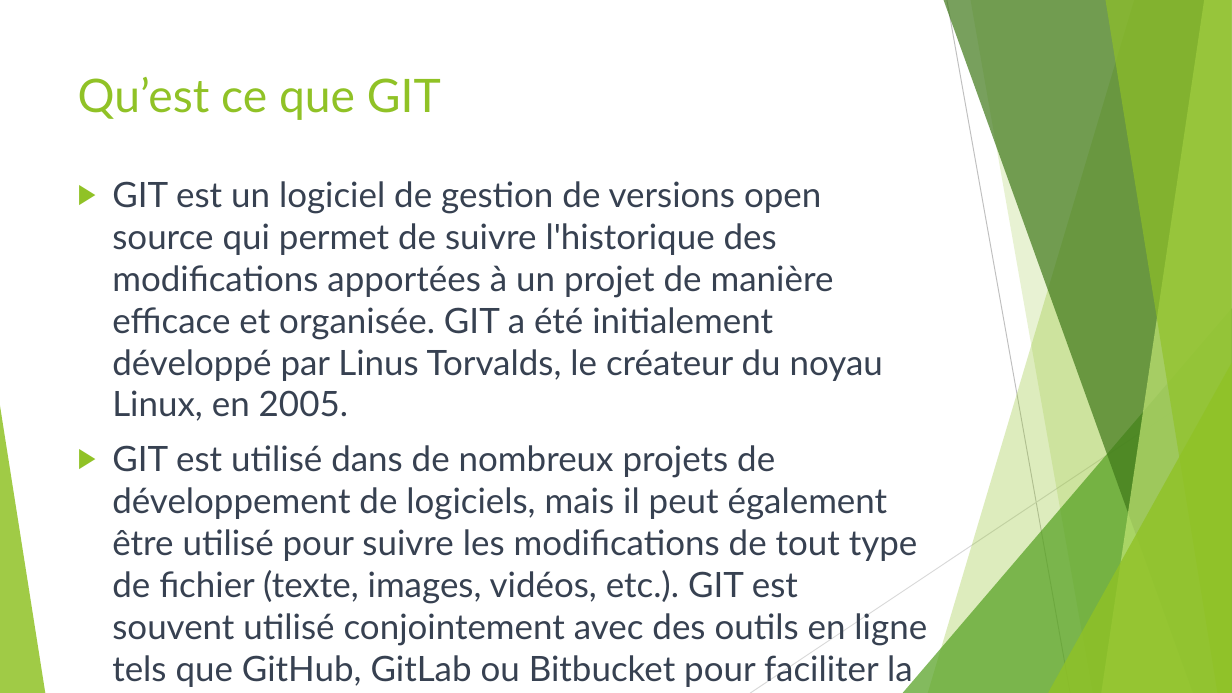
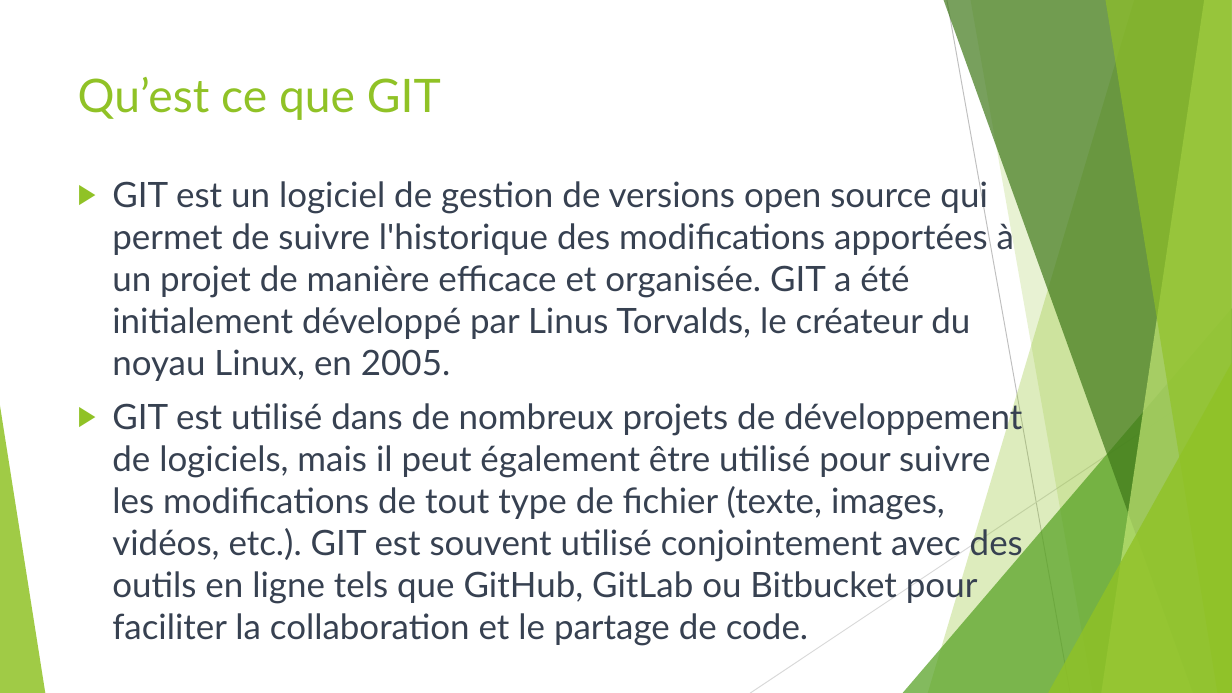
Before and after one commit to ousrah/DEV203, a slide deck: slide 4 of git/Formation Git.pptx (slide 3 before the commit). Drawn at 1232x693 pixels with LibreOffice and Linux fonts; fonts in the diff are those of the drawing. Boxes give left, top, right and bottom in pixels: in the first picture for what was removed or moved away, otherwise in the second. Text is boxed around its words. In the diff, an @@ line names an element or a change of style, - is before the commit and + after.

```diff
--- a/git/Formation Git.pptx
+++ b/git/Formation Git.pptx
@@ text "GIT est un logiciel de ..." rewrapped from (112, 181, 927, 688) to (112, 177, 1023, 604) @@
```
Also in this commit, not shown: 2 other slides changed, 21 slides added, 1 slide removed.
